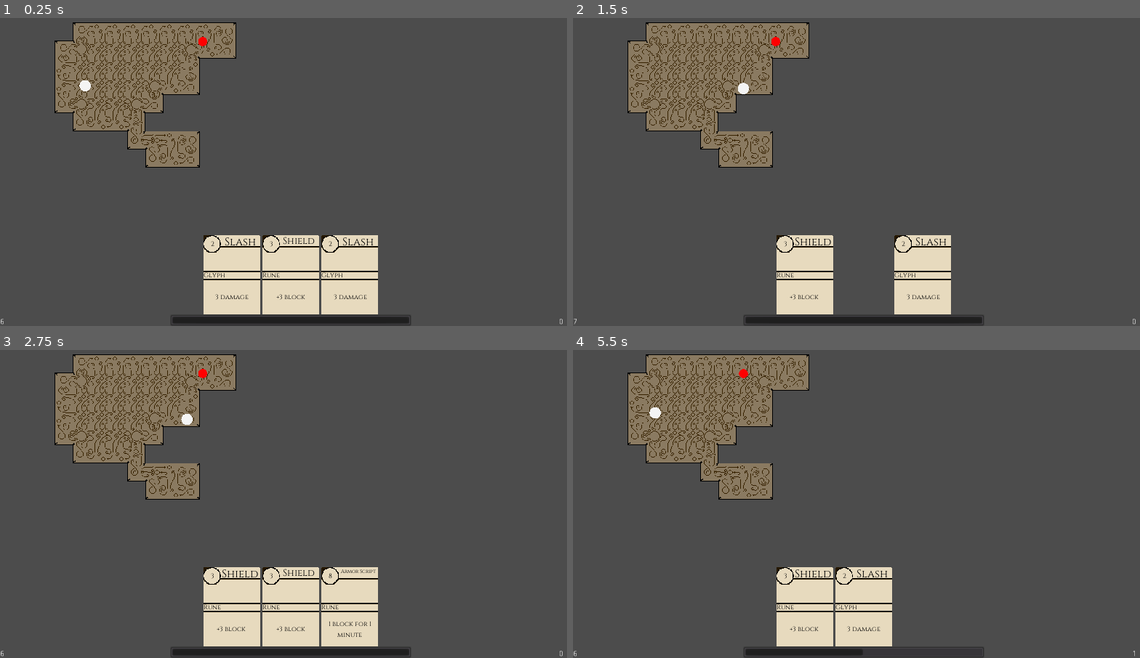
Above: before the commit, frames 1-4 (two rows, left to right).
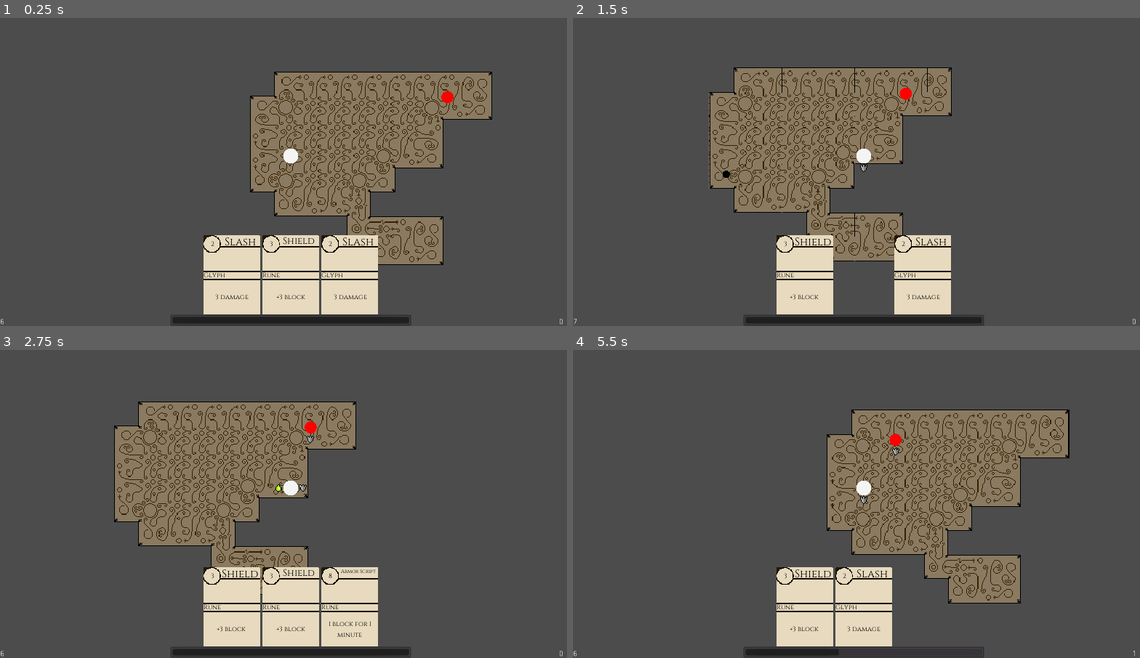
Above: after the commit, the same moments.

Repository: the-alex-g/ScrollMage
Game: Godot game, scene res://World/World.tscn
Same seed, same stepped clock (60 frames per second), same inputs: the game is played once before the commit and once after it.
Inputs:
- Up to frame 1 (0.25 s): no input
- Up to frame 2 (1.5 s): tap Enter at 0.5 s; hold D (right) 0.53-1.28 s; tap Keypad 1 (spell_slot_1) at 0.6 s; hold S (down) from 1.28 s (still down); tap 2 (spell_slot_2) at 1.35 s
- Up to frame 3 (2.75 s): tap Space at 2 s; release S (down) at 2.03 s; hold D (right) from 2.03 s (still down); tap 3 (spell_slot_3) at 2.1 s
- Up to frame 4 (5.5 s): release D (right) at 2.78 s; hold W (up) 2.78-3.53 s; tap one key every 0.75 s from 2.85 s: Keypad 1 (spell_slot_1) 2 (spell_slot_2) 3 (spell_slot_3) Keypad 1 (spell_slot_1); hold A (left) 3.53-5.03 s; hold S (down) from 5.03 s (still down)

The runs differ from the first frame. In frame 1, 27% of the frame differs, in the area x 9-87%, y 1-81%; in frame 2, 23%; in frame 3, 21%; in frame 4, 27%, in the area x 9-88%, y 1-100%.

Commit message:
Add primitive status display

Diff:
--- a/project/Creature/Creature.gd
+++ b/project/Creature/Creature.gd
@@ -10,23 +10,15 @@
 	"swift_act":0,
 }
 var rituals := []
-var _status_decay_timer := Timer.new()
 var _target : Node2D
 
 onready var _max_health := health
-
-
-func _ready()->void:
-	_status_decay_timer.wait_time = status_decay_time
-	# warning-ignore:return_value_discarded
-	_status_decay_timer.connect("timeout", self, "_decay_statuses")
-	add_child(_status_decay_timer)
-	_status_decay_timer.start()
+onready var _status_decay_timer : Timer = $StatusDecayTimer
+onready var _status_display : StatusDisplay = $StatusDisplay
 
 
 func _decay_statuses()->void:
-	if statuses.poison > 0:
-		_resolve_poison(statuses.poison)
+	_resolve_statuses()
 
 	# decay
 	for status in statuses:
@@ -42,9 +34,26 @@
 	for ritual in finished_rituals:
 		rituals.erase(ritual)
 
+	_update_status_display()
+
+
+func _resolve_statuses()->void:
+	if statuses.poison > 0:
+		_resolve_poison(statuses.poison)
+
 
 func _resolve_poison(poison:int)->void:
 	hit(poison, {}, false)
+
+
+func _update_status_display()->void:
+	var statuses_to_update := []
+
+	for status in statuses:
+		if statuses[status] > 0:
+			statuses_to_update.append(status)
+
+	_status_display.update_statuses(statuses_to_update)
 
 
 func _apply_statuses(new_statuses:Dictionary, ritual := false)->void:
@@ -54,6 +63,8 @@
 				statuses[status] = new_statuses[status]
 		else:
 			statuses[status] += new_statuses[status]
+
+	_update_status_display()
 
 
 func _apply_ritual(ritual_statuses:Dictionary, duration:int)->void:
@@ -71,3 +82,7 @@
 
 func hit(_damage:int, applied_statuses := {}, _blockable := true)->void:
 	_apply_statuses(applied_statuses)
+
+
+func _on_StatusDecayTimer_timeout()->void:
+	_decay_statuses()
--- /dev/null
+++ b/project/Creature/Creature.tscn
@@ -0,0 +1,20 @@
+[gd_scene load_steps=4 format=2]
+
+[ext_resource path="res://Creature/StatusDisplay/StatusDisplay.tscn" type="PackedScene" id=1]
+[ext_resource path="res://Creature/Creature.gd" type="Script" id=2]
+
+[sub_resource type="CircleShape2D" id=1]
+
+[node name="Creature" type="KinematicBody2D"]
+script = ExtResource( 2 )
+
+[node name="CollisionShape2D" type="CollisionShape2D" parent="."]
+shape = SubResource( 1 )
+
+[node name="StatusDecayTimer" type="Timer" parent="."]
+autostart = true
+
+[node name="StatusDisplay" parent="." instance=ExtResource( 1 )]
+radius = 16
+
+[connection signal="timeout" from="StatusDecayTimer" to="." method="_on_StatusDecayTimer_timeout"]
--- /dev/null
+++ b/project/Creature/StatusDisplay/StatusDisplay.gd
@@ -0,0 +1,42 @@
+class_name StatusDisplay
+extends Node2D
+
+const POINTS = 32
+
+export(int, 0, 360) var arc := 360
+export var radius := 0
+
+var _current_statuses := []
+
+onready var _path : Path2D = $Path
+onready var _status_position : PathFollow2D = $Path/StatusPosition
+onready var _status_container : Node2D = $StatusContainer
+
+
+func _ready()->void:
+	var curve := Curve2D.new()
+	for i in POINTS + 1:
+		var point := Vector2.RIGHT * radius
+		point = point.rotated(TAU * i / POINTS * arc / 360.0).rotated(deg2rad((180 - arc) / 2.0))
+		curve.add_point(point)
+		if i == 0:
+			_status_position.position = point
+
+	_path.curve = curve
+
+
+func update_statuses(new_statuses:Array)->void:
+	if new_statuses != _current_statuses:
+		_current_statuses = new_statuses
+
+		for node in _status_container.get_children():
+			node.queue_free()
+
+		for i in new_statuses.size():
+			_status_position.unit_offset = (i + 0.5) / float(new_statuses.size())
+
+			var sprite := Sprite.new()
+			sprite.texture = load("res://Resources/StatusTextures/" + new_statuses[i] + "_texture.tres")
+			sprite.position = _path.position + _status_position.position
+
+			_status_container.add_child(sprite)
--- /dev/null
+++ b/project/Creature/StatusDisplay/StatusDisplay.tscn
@@ -0,0 +1,18 @@
+[gd_scene load_steps=3 format=2]
+
+[ext_resource path="res://Creature/StatusDisplay/StatusDisplay.gd" type="Script" id=1]
+
+[sub_resource type="Curve2D" id=1]
+_data = {
+"points": PoolVector2Array(  )
+}
+
+[node name="StatusDisplay" type="Node2D"]
+script = ExtResource( 1 )
+
+[node name="Path" type="Path2D" parent="."]
+curve = SubResource( 1 )
+
+[node name="StatusPosition" type="PathFollow2D" parent="Path"]
+
+[node name="StatusContainer" type="Node2D" parent="."]
--- a/project/Monsters/BaseMonster.gd
+++ b/project/Monsters/BaseMonster.gd
@@ -43,9 +43,10 @@
 			MonsterAction.Types.BOOST, MonsterAction.Types.RITUAL:
 				if _can_act:
 					_resolve_next_action()
-
 	elif not _target_in_range:
 		_target = null
+
+	_status_display.rotation = -rotation
 
 
 func _resolve_next_action()->void:
@@ -103,7 +104,10 @@
 	_lost_actions.append(action)
 	_apply_ritual(action.statuses, action.duration)
 
-	yield(get_tree().create_timer(action.duration), "timeout")
+	var timer := Timer.new()
+	add_child(timer)
+	timer.start(action.duration)
+	yield(timer, "timeout")
 
 	_lost_actions.erase(action)
 	_actions.append(action)
--- a/project/Monsters/BaseMonster.tscn
+++ b/project/Monsters/BaseMonster.tscn
@@ -1,29 +1,30 @@
 [gd_scene load_steps=4 format=2]
 
-[ext_resource path="res://Monsters/BaseMonster.gd" type="Script" id=1]
-
-[sub_resource type="CircleShape2D" id=1]
+[ext_resource path="res://Creature/Creature.tscn" type="PackedScene" id=1]
+[ext_resource path="res://Monsters/BaseMonster.gd" type="Script" id=2]
 
 [sub_resource type="CircleShape2D" id=2]
 
-[node name="Monster" type="KinematicBody2D"]
+[node name="BaseMonster" instance=ExtResource( 1 )]
 collision_layer = 5
-script = ExtResource( 1 )
+collision_mask = 7
+script = ExtResource( 2 )
+health = 12
+detection_distance = 200
+speed = 100
+action_load_paths = [ "res://Monsters/MonsterActions/ActionSets/TestActionSet.gd" ]
 
-[node name="CollisionShape2D" type="CollisionShape2D" parent="."]
-shape = SubResource( 1 )
-
-[node name="DetectionRegion" type="Area2D" parent="."]
+[node name="DetectionRegion" type="Area2D" parent="." index="3"]
 collision_layer = 0
 collision_mask = 2
 
-[node name="CollisionShape2D" type="CollisionShape2D" parent="DetectionRegion"]
+[node name="CollisionShape2D" type="CollisionShape2D" parent="DetectionRegion" index="0"]
 shape = SubResource( 2 )
 
-[node name="ActionTimer" type="Timer" parent="."]
+[node name="ActionTimer" type="Timer" parent="." index="4"]
 one_shot = true
 
-[node name="RangedAttackSpawnPoint" type="Position2D" parent="."]
+[node name="RangedAttackSpawnPoint" type="Position2D" parent="." index="5"]
 position = Vector2( 25, 0 )
 
 [connection signal="body_entered" from="DetectionRegion" to="." method="_on_DetectionRegion_body_entered"]
--- a/project/Player/Player.gd
+++ b/project/Player/Player.gd
@@ -72,7 +72,7 @@
 
 
 func _hex(card:HexCard)->void:
-	if _target != null:
+	if _is_target_in_LoS():
 		_target.hit(0, card.statuses)
 
 
--- a/project/Player/Player.tscn
+++ b/project/Player/Player.tscn
@@ -1,28 +1,30 @@
 [gd_scene load_steps=4 format=2]
 
-[ext_resource path="res://Player/Player.gd" type="Script" id=1]
-
-[sub_resource type="CircleShape2D" id=1]
+[ext_resource path="res://Creature/Creature.tscn" type="PackedScene" id=1]
+[ext_resource path="res://Player/Player.gd" type="Script" id=2]
 
 [sub_resource type="CircleShape2D" id=2]
 radius = 200.0
 
-[node name="Player" type="KinematicBody2D"]
+[node name="Player" instance=ExtResource( 1 )]
 collision_layer = 3
-script = ExtResource( 1 )
+collision_mask = 7
+script = ExtResource( 2 )
 health = 10
+speed = 200.0
 
-[node name="CollisionShape2D" type="CollisionShape2D" parent="."]
-shape = SubResource( 1 )
-
-[node name="AttackRange" type="Area2D" parent="."]
+[node name="AttackRange" type="Area2D" parent="." index="3"]
 collision_layer = 0
 collision_mask = 4
 
-[node name="CollisionShape2D" type="CollisionShape2D" parent="AttackRange"]
+[node name="CollisionShape2D" type="CollisionShape2D" parent="AttackRange" index="0"]
 shape = SubResource( 2 )
 
-[node name="Hinge" type="Node2D" parent="."]
+[node name="Hinge" type="Node2D" parent="." index="4"]
 
-[node name="AttackPoint" type="Position2D" parent="Hinge"]
+[node name="AttackPoint" type="Position2D" parent="Hinge" index="0"]
 position = Vector2( 19, 0 )
+
+[node name="Camera2D" type="Camera2D" parent="." index="5"]
+current = true
+zoom = Vector2( 0.75, 0.75 )
--- /dev/null
+++ b/project/Resources/StatusTextures/block_texture.tres
@@ -0,0 +1,8 @@
+[gd_resource type="AtlasTexture" load_steps=2 format=2]
+
+[ext_resource path="res://Resources/StatusTextures/Statuses.png" type="Texture" id=1]
+
+[resource]
+flags = 4
+atlas = ExtResource( 1 )
+region = Rect2( 0, 0, 10, 10 )
--- /dev/null
+++ b/project/Resources/StatusTextures/poison_texture.tres
@@ -0,0 +1,8 @@
+[gd_resource type="AtlasTexture" load_steps=2 format=2]
+
+[ext_resource path="res://Resources/StatusTextures/Statuses.png" type="Texture" id=1]
+
+[resource]
+flags = 4
+atlas = ExtResource( 1 )
+region = Rect2( 0, 10, 10, 10 )
--- a/project/World/World.tscn
+++ b/project/World/World.tscn
@@ -346,9 +346,6 @@
 
 [node name="Monster" parent="." instance=ExtResource( 5 )]
 position = Vector2( 357, 98 )
-health = 10
-detection_distance = 100
-speed = 50
 
 [node name="HUD" parent="." instance=ExtResource( 4 )]
 
--- a/project/project.godot
+++ b/project/project.godot
@@ -98,6 +98,11 @@
 "class": "RitualCard",
 "language": "GDScript",
 "path": "res://Cards/RitualCard.gd"
+}, {
+"base": "Node2D",
+"class": "StatusDisplay",
+"language": "GDScript",
+"path": "res://Creature/StatusDisplay/StatusDisplay.gd"
 } ]
 _global_script_class_icons={
 "Attack": "",
@@ -117,7 +122,8 @@
 "Player": "",
 "Projectile": "",
 "RangedAttackAction": "",
-"RitualCard": ""
+"RitualCard": "",
+"StatusDisplay": ""
 }
 
 [application]
Binary file added: project/Resources/StatusTextures/Statuses.png
Not shown, added: project/Resources/StatusTextures/Statuses.png.import
Not shown, added: raw_files/Statuses.piskel
